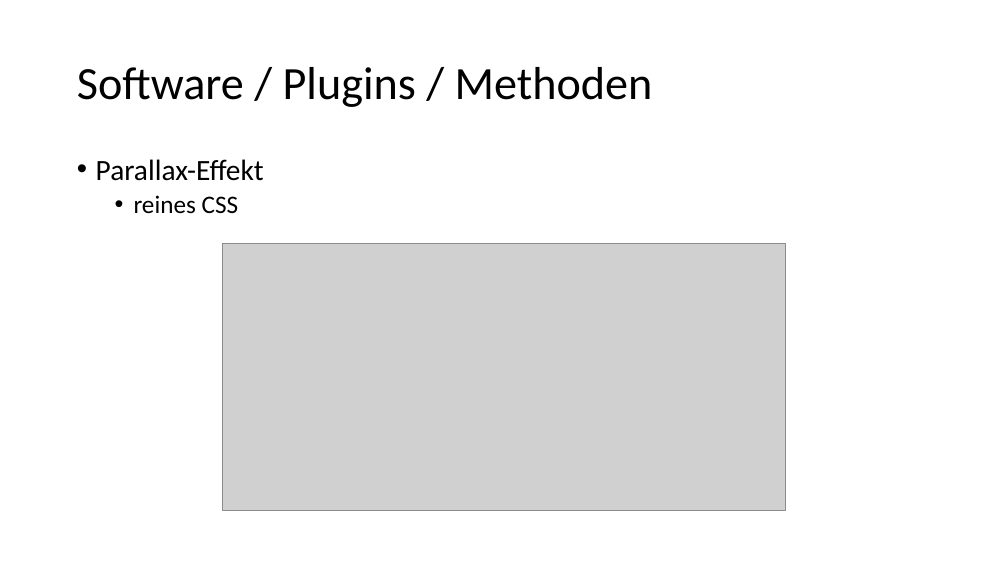
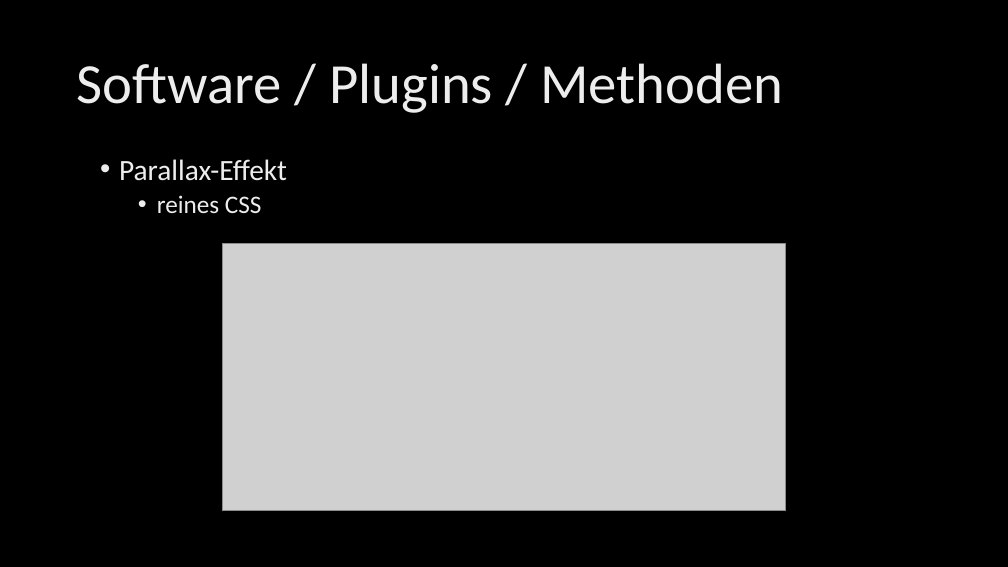
Before and after one commit to zioerjens/School_GIBB, a slide deck: slide 6 of m152_presentation.pptx. Drawn at 1008x567 pixels with LibreOffice and Linux fonts; fonts in the diff are those of the drawing; grey boxes stand for pictures; background and template pictures are left out. Boxes give left, top, right and bottom in pixels: in the first picture for what was removed or moved away, otherwise in the second. Text is boxed around its words. In the diff, an @@ line names an element or a change of style, - is before the commit and + after.

```diff
--- a/m152_presentation.pptx
+++ b/m152_presentation.pptx
@@ background #FFFFFF to picture (left out) @@
@@ title "Software / Plugins / Methoden" at (x1=77, y1=63, x2=783, y2=113): size 44 to 54 pt, text colour #000000 to gradient #DEDEDE to #EDEDED to #FFFFFF @@
@@ text "Parallax-Effekt" moved from (x1=96, y1=159, x2=264, y2=214) to (x1=119, y1=159, x2=287, y2=213) @@
@@ text "Parallax-Effekt" at (x1=119, y1=159, x2=287, y2=213): text colour #000000 to gradient #DEDEDE to #EDEDED to #FFFFFF @@
```
Also in this commit, not shown: 7 other slides changed, 1 slide added.
